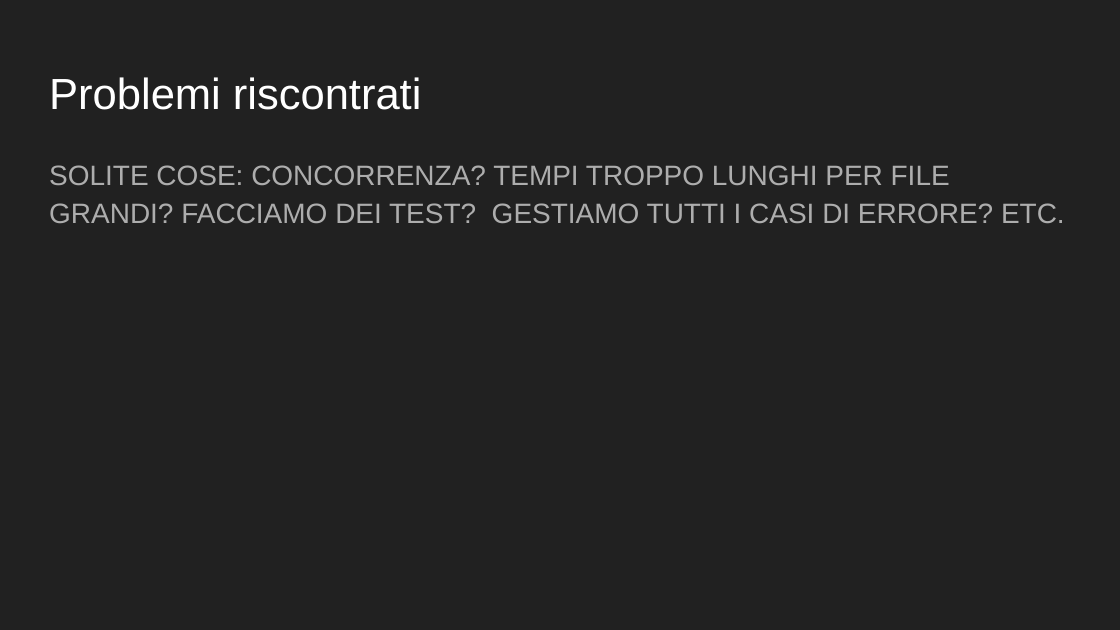
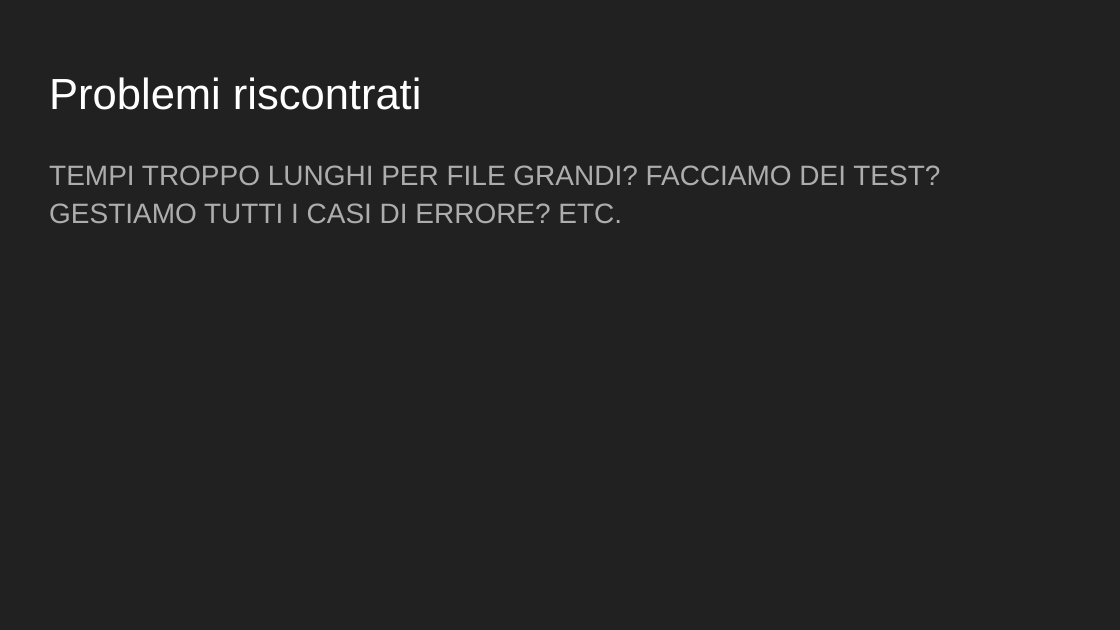
Before and after one commit to reticalcolatori/esercitazione8, a slide deck: slide 8 of PresentazioneEs6.pptx. Drawn at 1120x630 pixels with LibreOffice and Linux fonts; fonts in the diff are those of the drawing. Boxes give left, top, right and bottom in pixels: in the first picture for what was removed or moved away, otherwise in the second. Text is boxed around its words. In the diff, an @@ line names an element or a change of style, - is before the commit and + after.

```diff
--- a/PresentazioneEs6.pptx
+++ b/PresentazioneEs6.pptx
@@ text at (49,165,940,223): text changed @@
-SOLITE COSE: CONCORRENZA? TEMPI TROPPO LUNGHI PER FILE GRANDI? FACCIAMO DEI TEST? GESTIAMO TUTTI I CASI DI ERRORE? ETC.
+TEMPI TROPPO LUNGHI PER FILE GRANDI? FACCIAMO DEI TEST? GESTIAMO TUTTI I CASI DI ERRORE? ETC.
```
Also in this commit, not shown: 4 other slides changed, 3 slides added, 3 slides removed.
